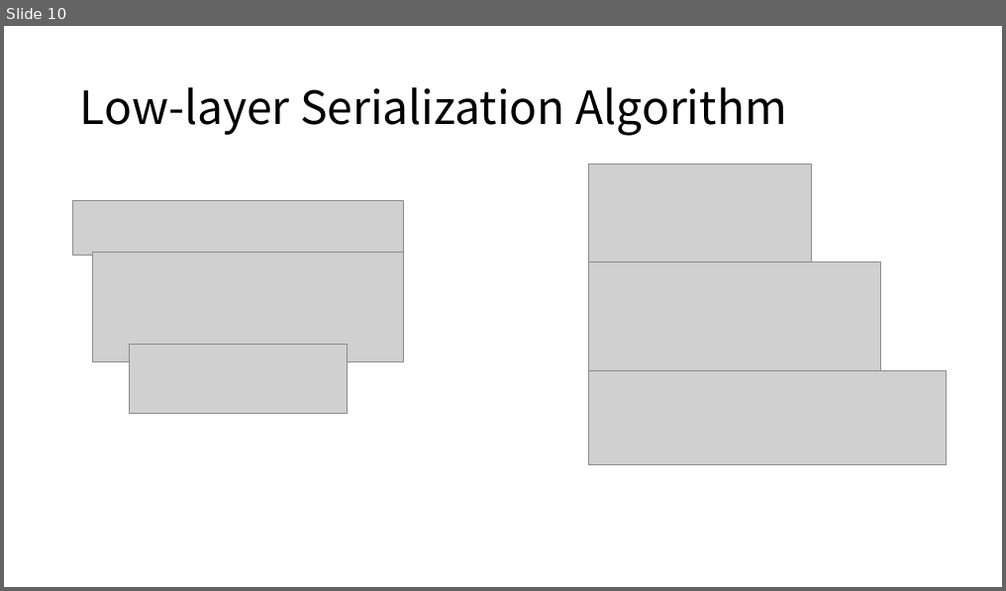
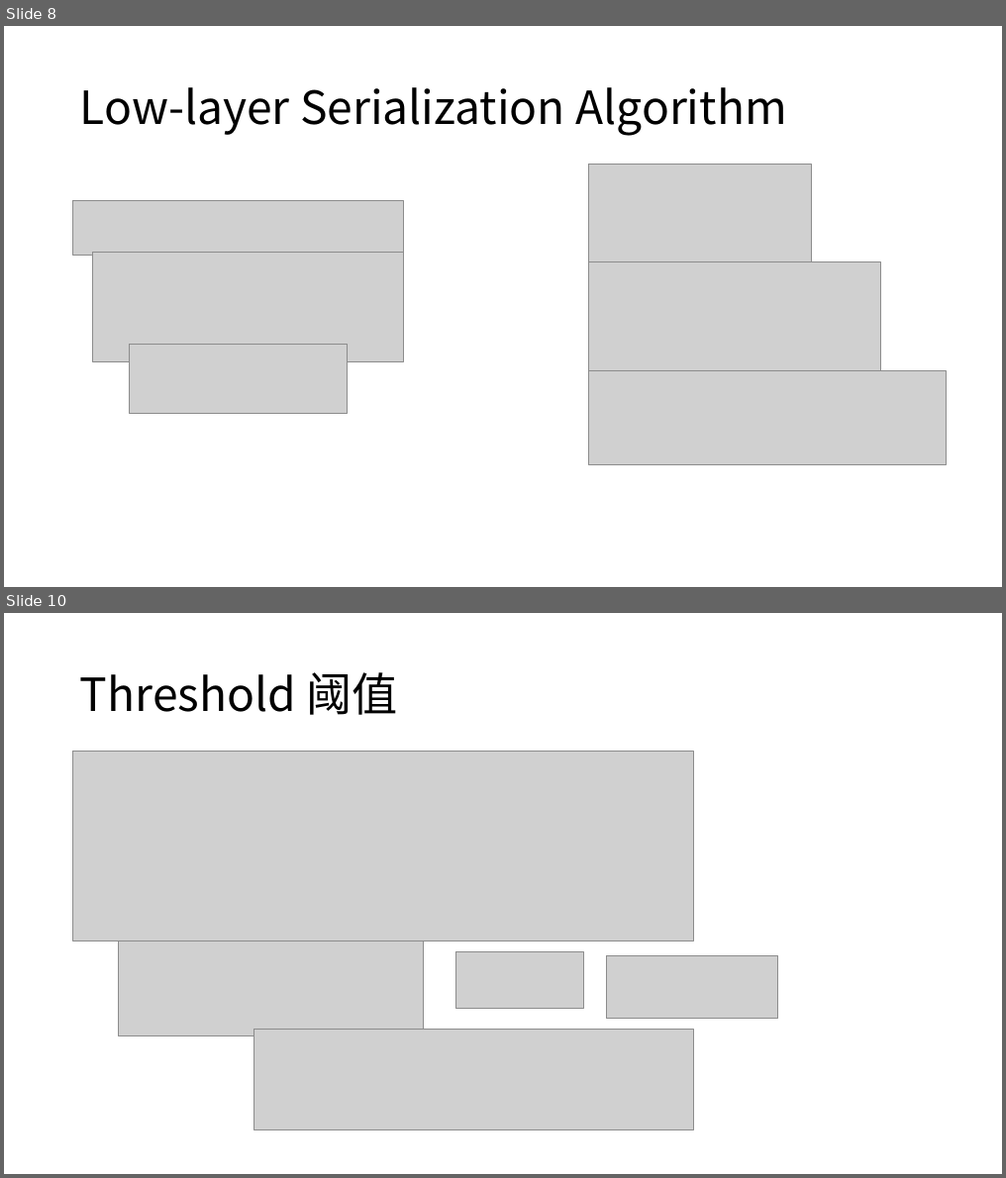
Before and after one commit to ArthurWANGZHE/plct, a slide deck: Task19/ATSA.pptx. Shown one above the other, each under a label of ours: slide 10 before the commit, slides 8 and 10 after it; the slides between them are not shown. The pictures are 1006x591 and 1006x1178 pixels, drawn with LibreOffice and Linux fonts; fonts in the diff are those of the drawing; grey boxes stand for pictures. Boxes give left, top, right and bottom in pixels: in the first picture for what was removed or moved away, otherwise in the second. Text is boxed around its words. In the diff, an @@ line names an element or a change of style, - is before the commit and + after.

```diff
--- a/Task19/ATSA.pptx
+++ b/Task19/ATSA.pptx
@@ slide 10 added at (4, 613, 1002, 1174), background #FFFFFF @@
@@ title added at (80, 672, 398, 715), 44 pt, text #000000 @@
+Threshold 阈值
@@ picture added at (73, 752, 693, 941) @@
@@ picture added at (119, 941, 423, 1037) @@
@@ picture added at (455, 953, 583, 1008) @@
@@ picture added at (606, 956, 778, 1019) @@
@@ picture added at (254, 1029, 693, 1131) @@
@@ what was slide 10 is now slide 8 @@
```
Also in this commit, not shown: 7 slides changed, 4 other slides added, 5 slides removed.
